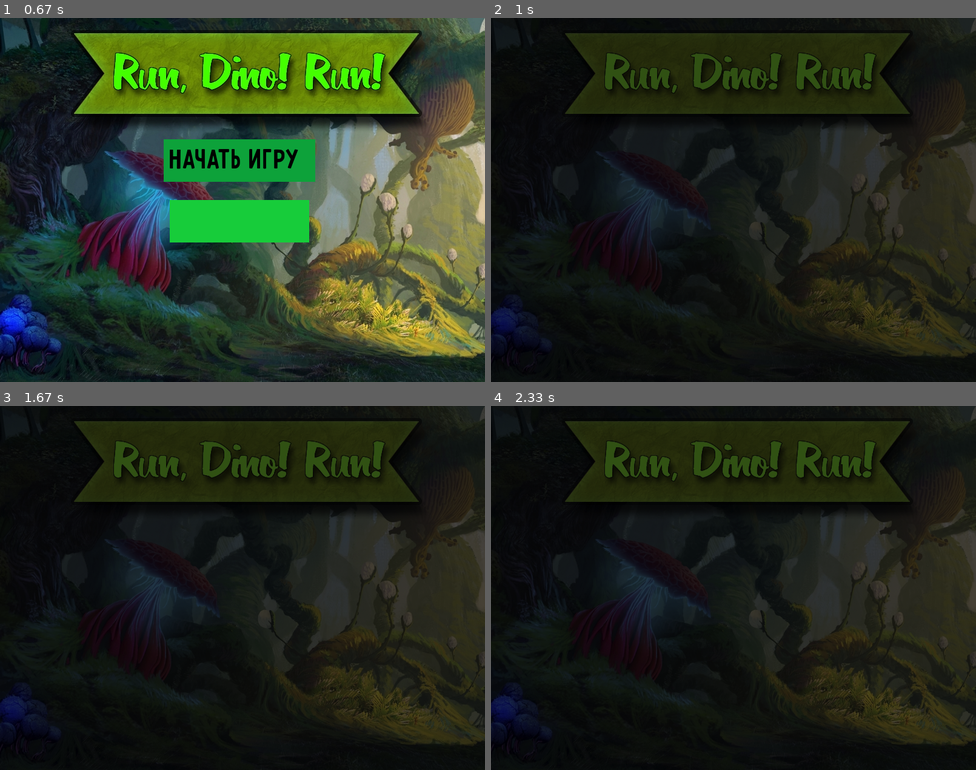
Above: before the commit, frames 1-4 (two rows, left to right).
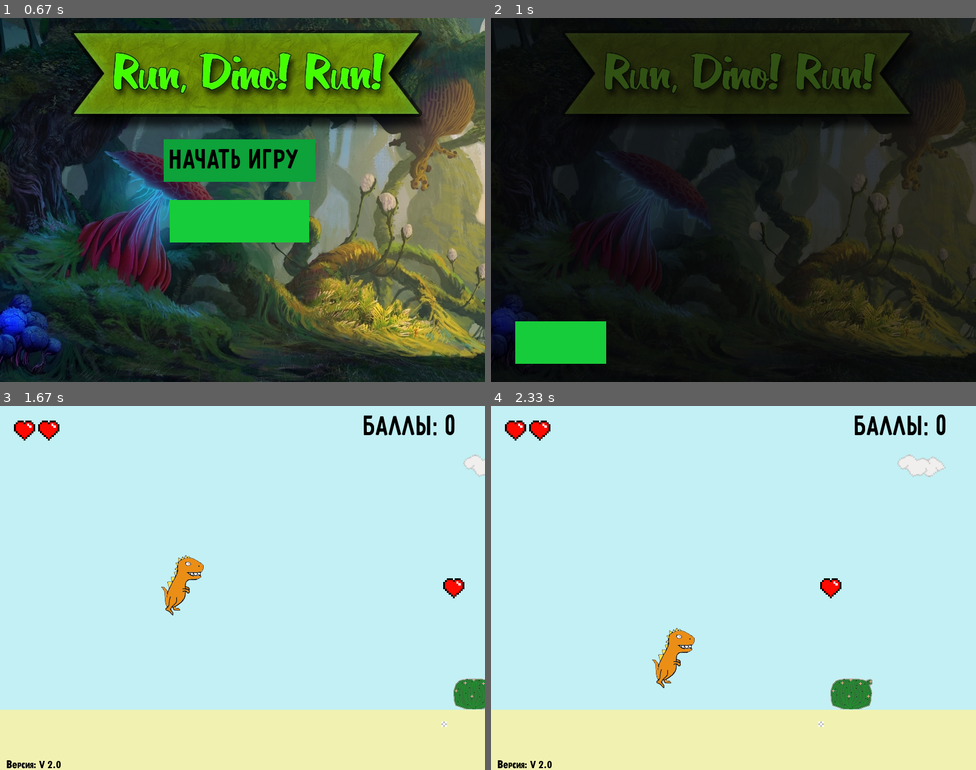
Above: after the commit, the same moments.

Repository: TimWCA/DinoGame
Game: pygame game, started from Dino pygame/DinoGame.py
The game is run twice, just before and just after one commit, with the same random seed, the same clock (stepped at 60 frames per second) and the same inputs.
Inputs (mouse positions are in pixels of both pictures, inside the frame that each line leads up to):
- Up to frame 1 (0.67 s): click (223, 214) at 0.38 s
- Up to frame 2 (1 s): click (558, 341) at 0.72 s, where only the run after the commit has a clickable "Назад"
- Up to frame 3 (1.67 s): click (237, 547) at 1.12 s, where only the run after the commit has a clickable "Начать Игру"; tap Space at 1.37 s
- Up to frame 4 (2.33 s): tap Space at 2.27 s

Frame 1 is identical in both runs. In frame 2, 2.2% of the frame differs, in the area x 5-24%, y 83-95%; in frame 3, 100%; in frame 4, 100%, in the area x 0-100%, y 0-100%.

Commit message:
added a back button in the settings

Diff:
--- a/Dino pygame/DinoGame.py
+++ b/Dino pygame/DinoGame.py
@@ -129,6 +129,7 @@
                 pygame.quit()
                 sys.exit()
 
+
         display.blit(menu_bckgr, (0, 0))
         start_btn.draw(270, 200, 'Начать Игру', start_game, 50)
         setings_btn.draw(280, 300, 'Настройки', settings_menu, 50)
@@ -205,6 +206,12 @@
             pygame.mixer.music.stop()
             pygame.mixer.Sound.play(jump_sound)
             game = False
+
+            keys = pygame.key.get_pressed()
+
+            if keys[pygame.K_TAB]:
+                need_input
+
 
         show_health()
         pygame.display.update()
@@ -503,6 +510,7 @@
 def settings_menu():
     global settings
     settings_bckgr = pygame.image.load('settings_menu.png')
+    back_btn = Button(150, 70)
 
     while True:
         for event in pygame.event.get():
@@ -511,6 +519,7 @@
                 sys.exit()
 
         display.blit(settings_bckgr, (0, 0))
+        back_btn.draw(40, 500, 'Назад', show_menu, 50)
 
         pygame.display.update()
         clock.tick(60)
